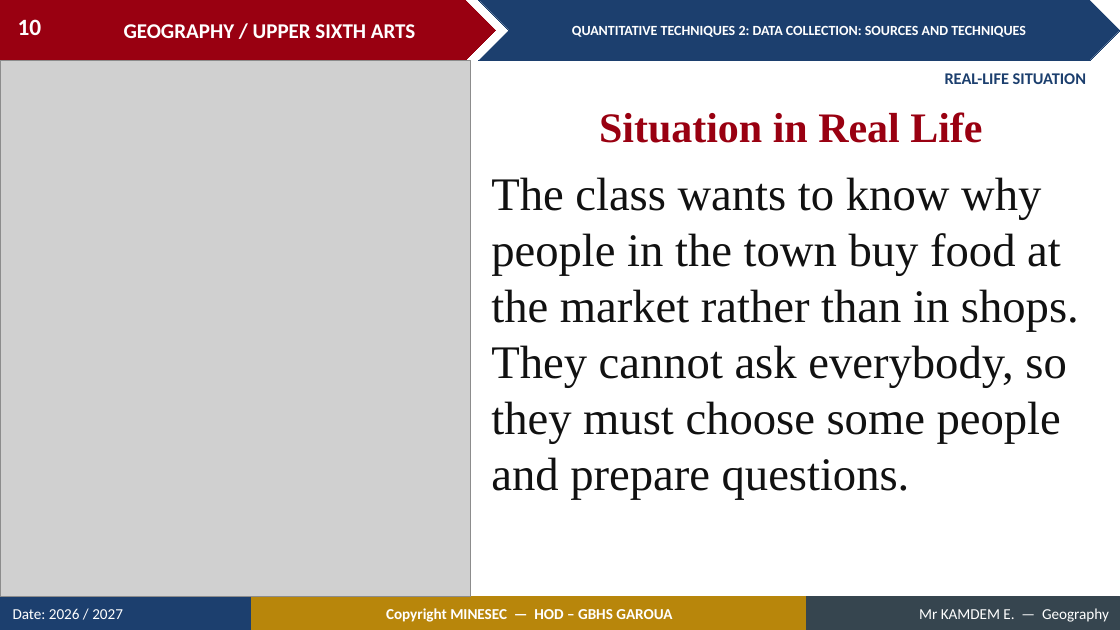
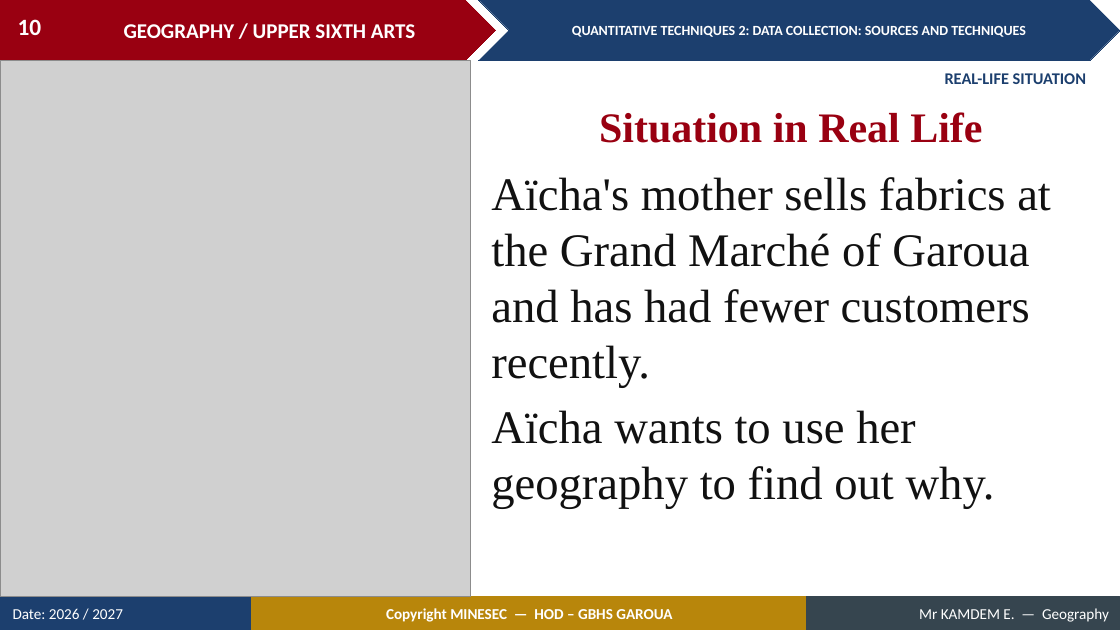
Before and after one commit to Berthautk/linea-github, a slide deck: slide 10 of lecons/USA/Practical Geography/11_USA_PRA_QT02_Data_Collection_Sources_and_Techniques.pptx. Drawn at 1120x630 pixels with LibreOffice and Linux fonts; fonts in the diff are those of the drawing; grey boxes stand for pictures. Boxes give left, top, right and bottom in pixels: in the first picture for what was removed or moved away, otherwise in the second. Text is boxed around its words. In the diff, an @@ line names an element or a change of style, - is before the commit and + after.

```diff
--- a/lecons/USA/Practical Geography/11_USA_PRA_QT02_Data_Collection_Sources_and_Techniques.pptx
+++ b/lecons/USA/Practical Geography/11_USA_PRA_QT02_Data_Collection_Sources_and_Techniques.pptx
@@ text at (491,177,1051,509): text changed @@
-The class wants to know why people in the town buy food at the market rather than in shops. They cannot ask everybody, so they must choose some people and prepare questions.
+Aïcha's mother sells fabrics at the Grand Marché of Garoua and has had fewer customers recently.
+Aïcha wants to use her geography to find out why.
```
Also in this commit, not shown: 43 other slides changed, 14 slides added, 7 slides removed, 55 other files.
